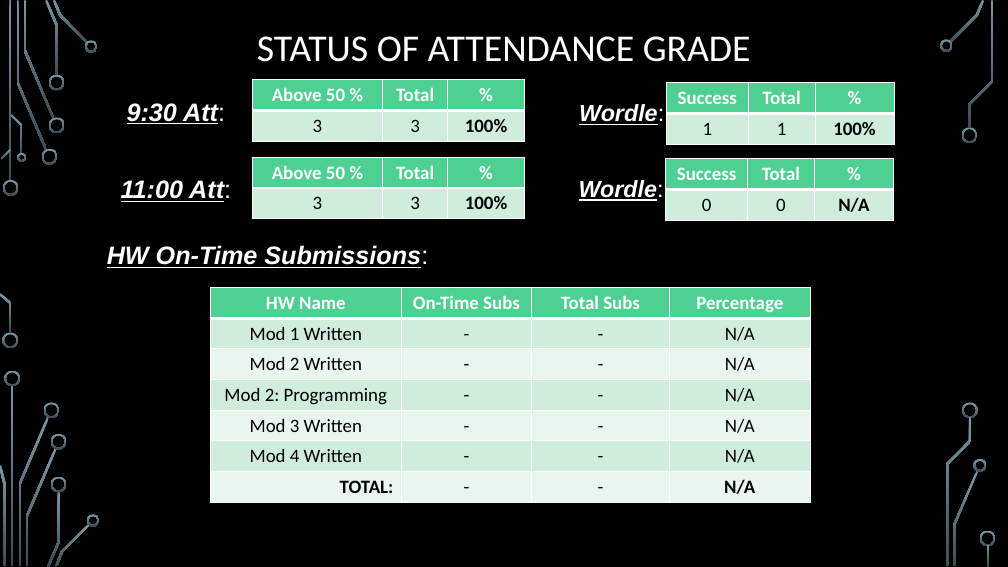
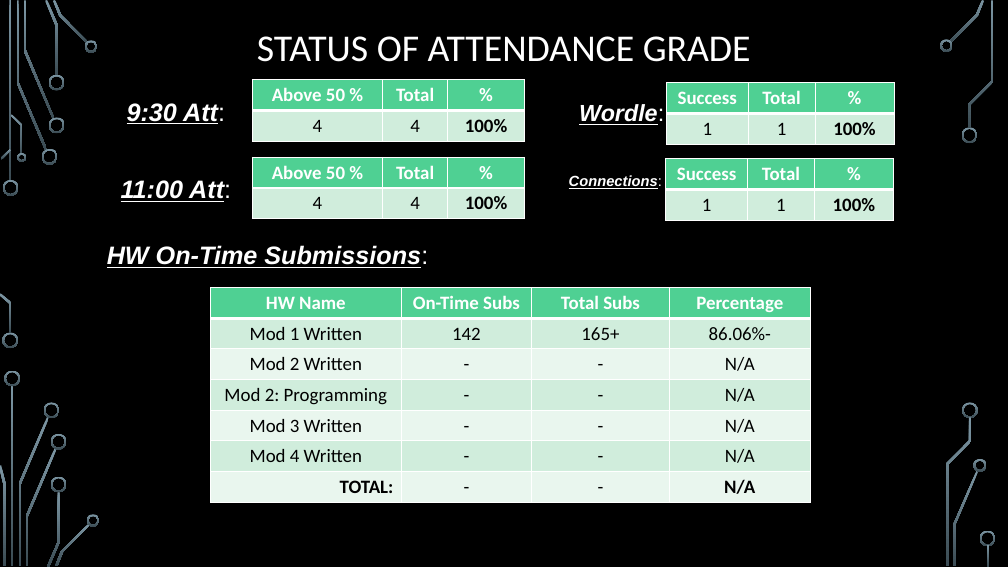
Before and after one commit to markfloryan/dmt2, a slide deck: slide 6 of slides/00-DailyAnnouncements.pptx (slide 5 before the commit). Drawn at 1008x567 pixels with LibreOffice and Linux fonts; fonts in the diff are those of the drawing; background and template pictures are left out. Boxes give left, top, right and bottom in pixels: in the first picture for what was removed or moved away, otherwise in the second. Text is boxed around its words. In the diff, an @@ line names an element or a change of style, - is before the commit and + after.

```diff
--- a/slides/00-DailyAnnouncements.pptx
+++ b/slides/00-DailyAnnouncements.pptx
@@ table at (253,80,525,141) @@
-row 2, column 1: 3
+row 2, column 1: 4
-row 2, column 2: 3
+row 2, column 2: 4
@@ table at (253,157,525,219) @@
-row 2, column 1: 3
+row 2, column 1: 4
-row 2, column 2: 3
+row 2, column 2: 4
@@ text at (569,175,662,189): text changed; size 22.2 to 14 pt @@
-Wordle:
+Connections:
@@ table at (666,159,894,220) @@
-row 2: 0 | 0 | N/A
+row 2: 1 | 1 | 100%
@@ table at (211,287,811,502) @@
-row 2: Mod 1 Written | - | - | N/A
+row 2: Mod 1 Written | 142 | 165+ | 86.06%-
```
Also in this commit, not shown: 1 slide added, 1 other file.
